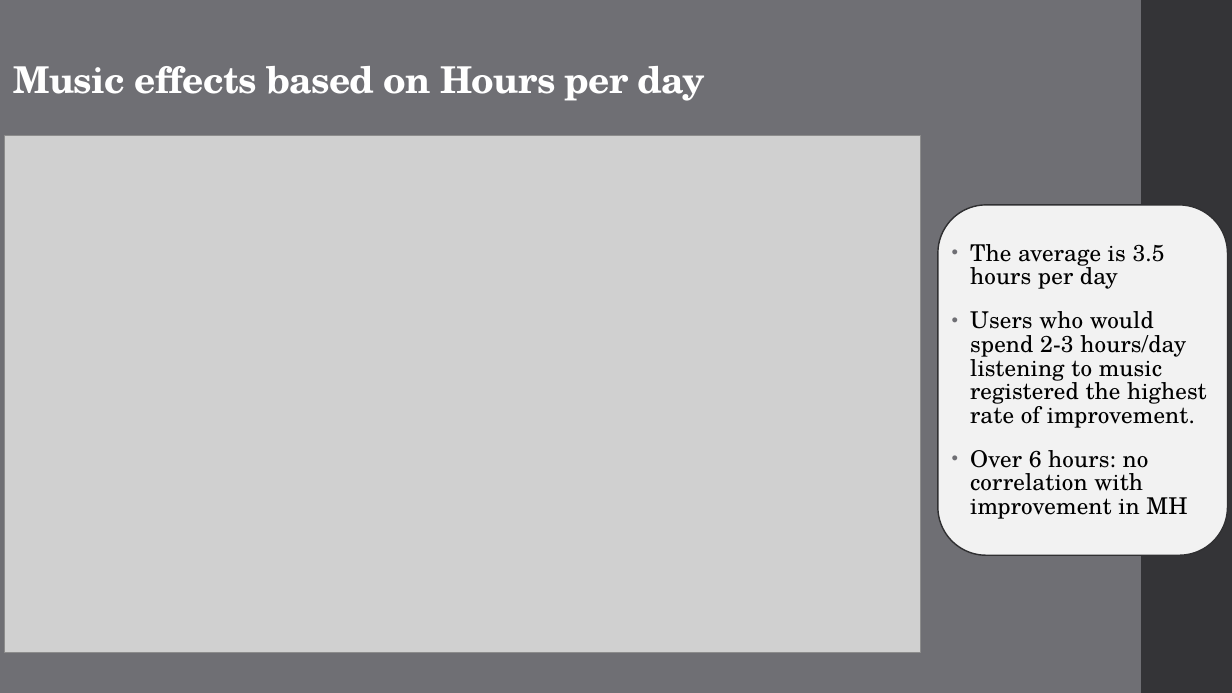
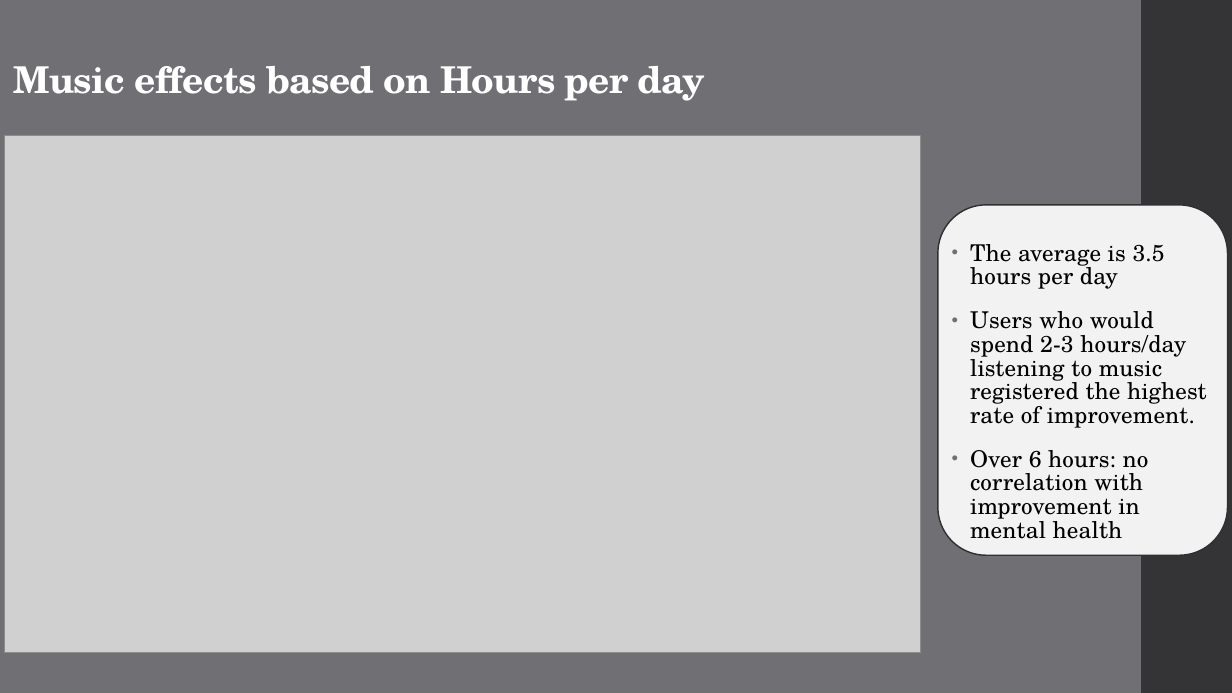
Before and after one commit to TheWizler/project1_group_10, a slide deck: slide 12 of Sarah's_work/Project 1 Presentation copy.pptx. Drawn at 1232x693 pixels with LibreOffice and Linux fonts; fonts in the diff are those of the drawing; grey boxes stand for pictures. Boxes give left, top, right and bottom in pixels: in the first picture for what was removed or moved away, otherwise in the second. Text is boxed around its words. In the diff, an @@ line names an element or a change of style, - is before the commit and + after.

```diff
--- a/Sarah's_work/Project 1 Presentation copy.pptx
+++ b/Sarah's_work/Project 1 Presentation copy.pptx
@@ text at box(970, 450, 1149, 539): text changed @@
-• Over 6 hours: no correlation with improvement in MH
+• Over 6 hours: no correlation with improvement in mental health
```
Also in this commit, not shown: 6 other slides changed, 5 other files.
